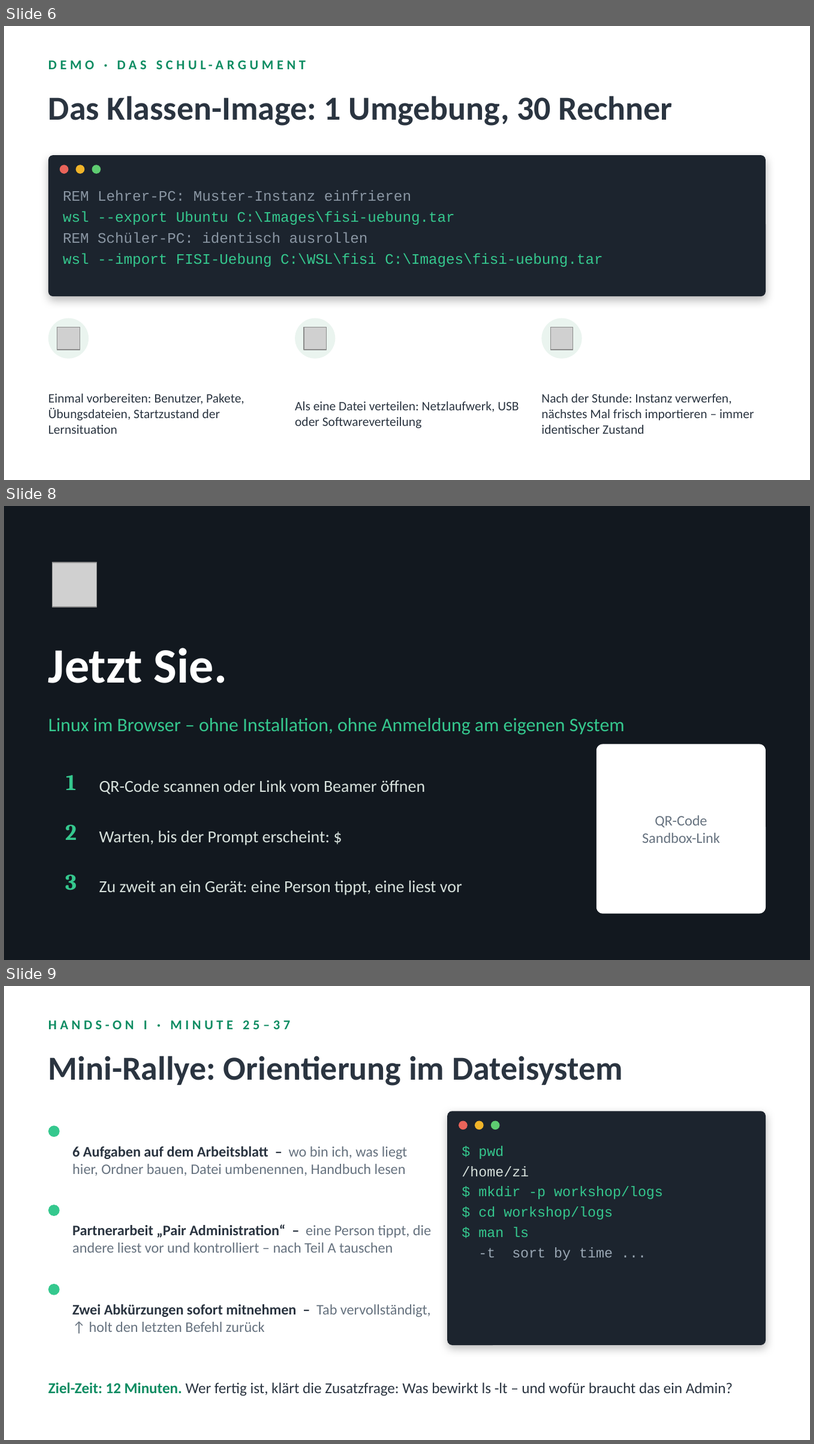
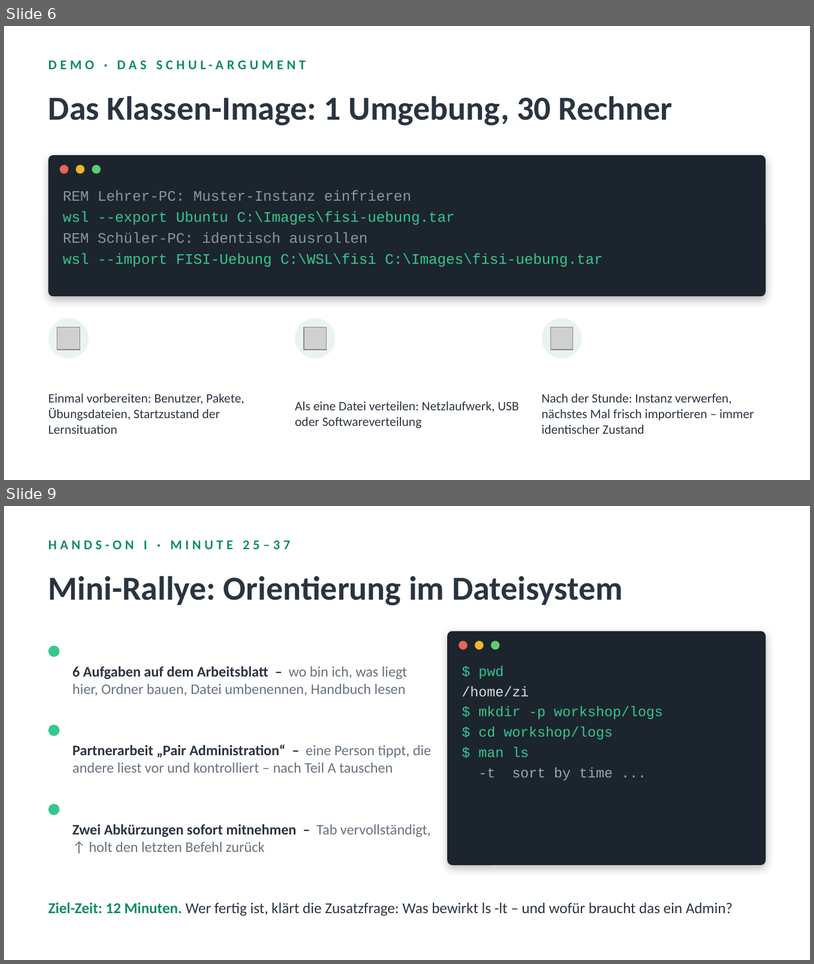
Before and after one commit to HerrZI/wsl2-school-lab, a slide deck: Workshop_WSL2_Linux_unterrichten.pptx. Shown one above the other, each under a label of ours: slides 6, 8 and 9 before the commit, slides 6 and 9 after it; the slides between them are not shown. The pictures are 814x1444 and 814x964 pixels, drawn with LibreOffice and Linux fonts; fonts in the diff are those of the drawing; grey boxes stand for pictures. Boxes give left, top, right and bottom in pixels: in the first picture for what was removed or moved away, otherwise in the second. Text is boxed around its words. In the diff, an @@ line names an element or a change of style, - is before the commit and + after.

```diff
--- a/Workshop_WSL2_Linux_unterrichten.pptx
+++ b/Workshop_WSL2_Linux_unterrichten.pptx
@@ slide 8 removed at (4, 506, 810, 960), background #12181F @@
@@ picture removed at (53, 562, 97, 607) @@
@@ text removed at (48, 648, 227, 683) @@
-Jetzt Sie.
@@ text removed at (48, 718, 625, 735) @@
-Linux im Browser – ohne Installation, ohne Anmeldung am eigenen System
@@ rounded rectangle removed at (597, 744, 766, 913) @@
@@ text removed at (66, 775, 76, 790) @@
-1
@@ text removed at (99, 780, 425, 794) @@
-QR-Code scannen oder Link vom Beamer öffnen
@@ text removed at (65, 824, 77, 840) @@
-2
@@ text removed at (642, 815, 720, 843) @@
-QR-Code
-Sandbox-Link
@@ text removed at (99, 830, 330, 845) @@
-Warten, bis der Prompt erscheint: $
@@ text removed at (65, 874, 77, 890) @@
-3
@@ text removed at (99, 880, 462, 895) @@
-Zu zweit an ein Gerät: eine Person tippt, eine liest vor
```
Also in this commit, not shown: 4 slides changed, 1 slide added, 6 other files.
